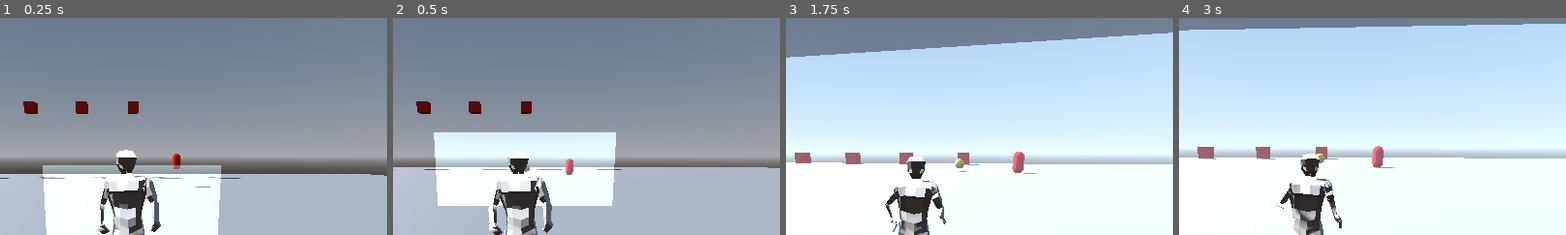
Above: before the commit, frames 1-4 (left to right).
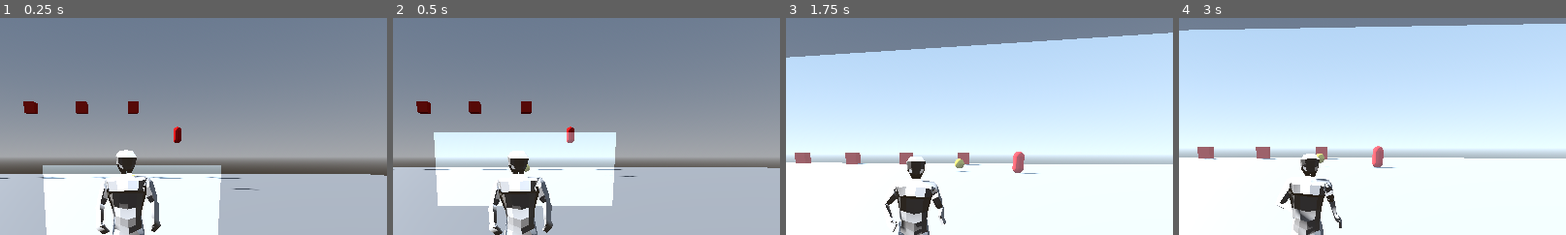
Above: after the commit, the same moments.

Repository: kenjan35/Mons-Hunt
Game: Godot game, scene res://scenes/main.tscn
Same seed, same stepped clock (60 frames per second), same inputs: the game is played once before the commit and once after it.
Inputs (mouse positions are % of the whole screen's width and height, from its top left):
- Up to frame 1 (0.25 s): no input
- Up to frame 2 (0.5 s): no input
- Up to frame 3 (1.75 s): move the mouse to (55, 50) at 0.52 s; hold Up (move_forward) from 0.53 s (still down); tap E (interact) at 0.6 s; tap Space (jump) at 0.77, 1.52 s; move the mouse to (45, 50) at 1.27 s; tap Shift (run) at 1.35 s
- Up to frame 4 (3 s): keep holding Up (move_forward); move the mouse to (52, 48) at 2.02 s; hold Mouse wheel up (zoom_in) 2.03-2.78 s; move the mouse to (49, 52) at 2.77 s; tap Mouse wheel down (zoom_out) at 2.85 s
The pictures show only the part of the screen within x 33-83%, y 6-56%; the shares and areas given below are measured in that part.

The runs differ from the first frame. In frame 1, 0.3% of the frame differs, in the area x 44-67%, y 50-80%; in frame 2, 0.3%; in frame 3, less than 0.1%; in frame 4, less than 0.1%.

Commit message:
update: enemy gravity and speed to reach the player

Diff:
--- a/cacahuete/scripts/enemy.gd
+++ b/cacahuete/scripts/enemy.gd
@@ -1,9 +1,8 @@
 extends CharacterBody3D
 
-const SPEED = 5
+const SPEED = 8.0
 
 @export var player_path: NodePath
-
 @onready var agent = $NavigationAgent3D
 
 var gravity = ProjectSettings.get_setting("physics/3d/default_gravity")
@@ -12,17 +11,21 @@
 func _ready() -> void:
 	player = get_node(player_path)
 
-func _physics_process(_delta: float) -> void:
+func _physics_process(delta: float) -> void:
+	apply_gravity(delta)
 
 	agent.set_target_position(player.global_position)
 	if agent.is_target_reachable():
 		var next_path = agent.get_next_path_position()
-		velocity = (next_path - global_position).normalized() * SPEED
+		var move_dir = (next_path - global_position).normalized() * SPEED
+		velocity.x = move_dir.x
+		velocity.z = move_dir.z
 	else:
-		velocity = Vector3.ZERO
-	apply_gravity(_delta)
+		velocity.x = 0
+		velocity.z = 0
+
 	move_and_slide()
 
-func apply_gravity(_delta):
+func apply_gravity(delta):
 	if not is_on_floor():
-		velocity.y -= gravity
+		velocity.y -= gravity * delta
